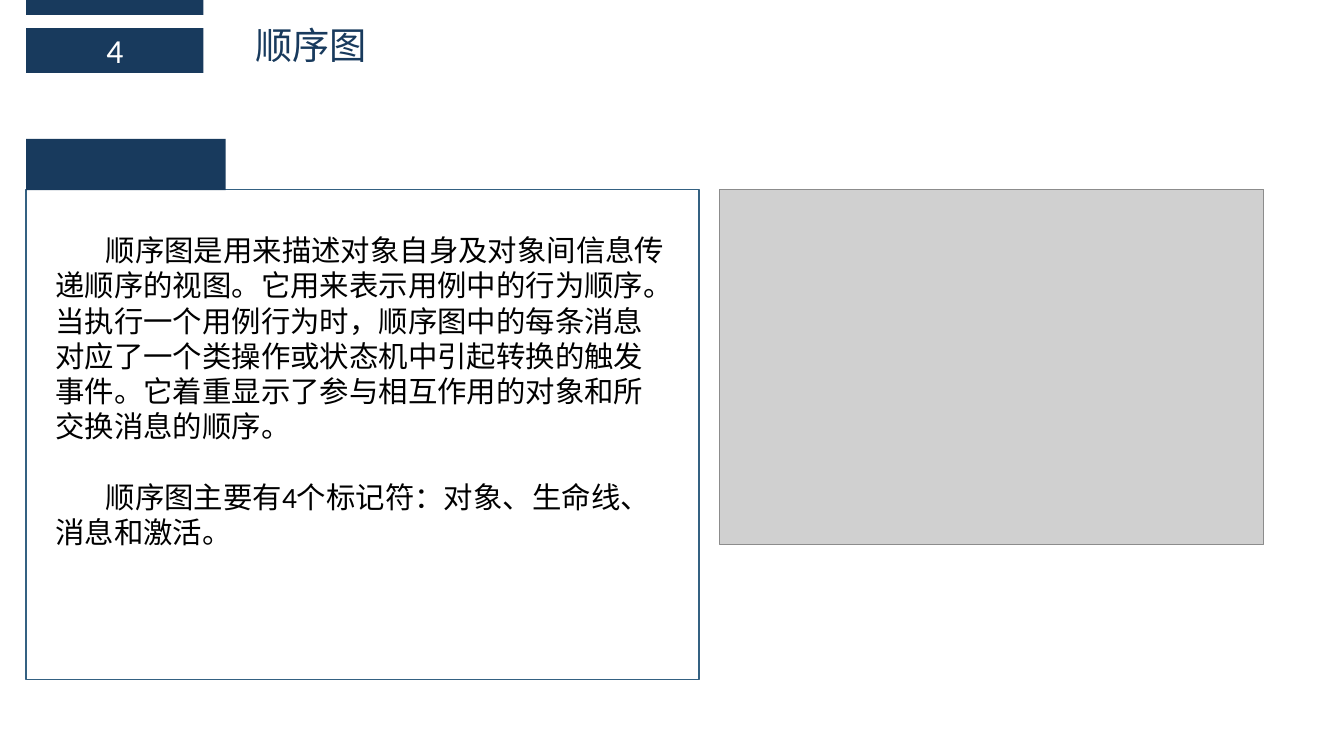
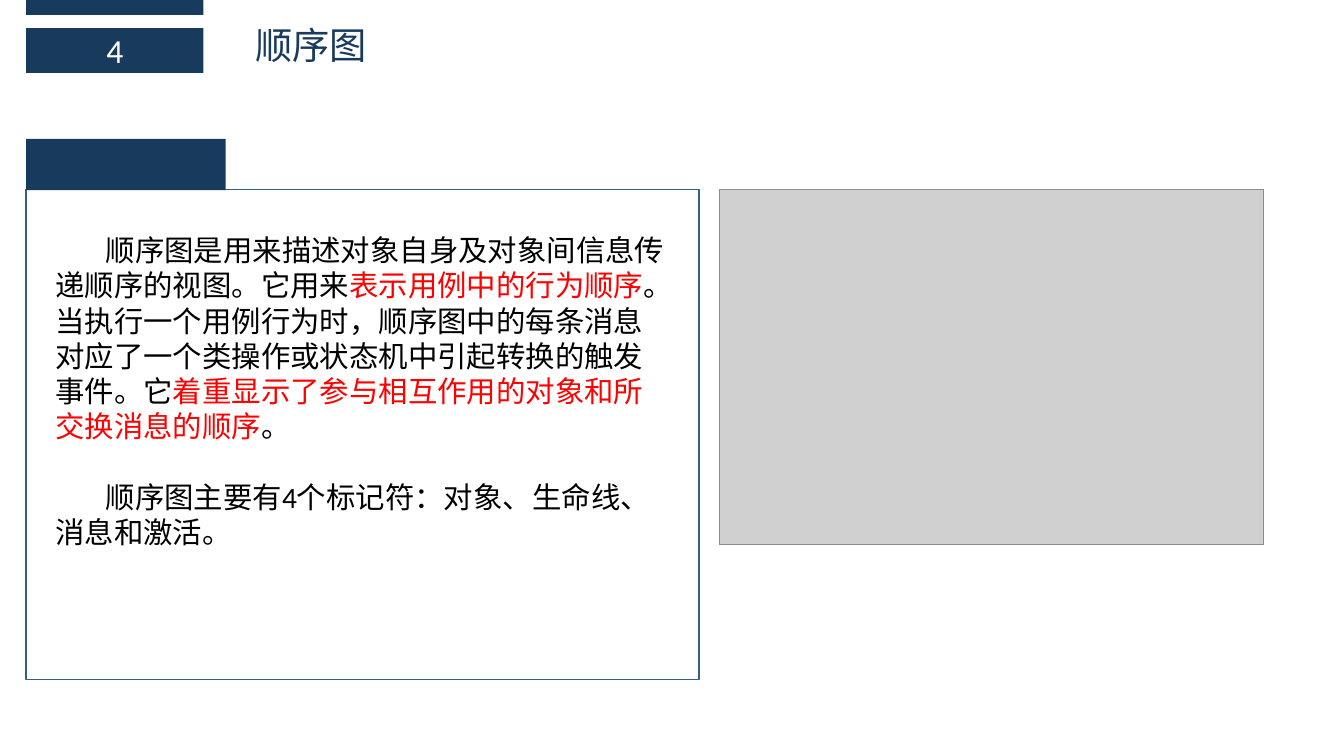
Before and after one commit to boboHh/AssistantTeaching, a slide deck: slide 19 of 受控文档/00-PPT/PRD2018-G11-UML图 （完成）.pptx. Drawn at 1344x756 pixels with LibreOffice and Linux fonts; fonts in the diff are those of the drawing; grey boxes stand for pictures. Boxes give left, top, right and bottom in pixels: in the first picture for what was removed or moved away, otherwise in the second. Text is boxed around its words. In the diff, an @@ line names an element or a change of style, - is before the commit and + after.

Commit message:
修改《PRD2018-G11-UML图 （完成）》
顺序图部分重点标红

```diff
--- a/受控文档/00-PPT/PRD2018-G11-UML图 （完成）.pptx
+++ b/受控文档/00-PPT/PRD2018-G11-UML图 （完成）.pptx
@@ text at (55,236,672,440): text colour #000000 to #FF0000 in "顺序图是用来描述对象自身及对象间信息传递顺序的视图。它用来表示用例中的行为顺序。当执行一个用例行为时，顺序图中的每条消息 ..." @@
```
Also in this commit, not shown: 2 other slides changed.
